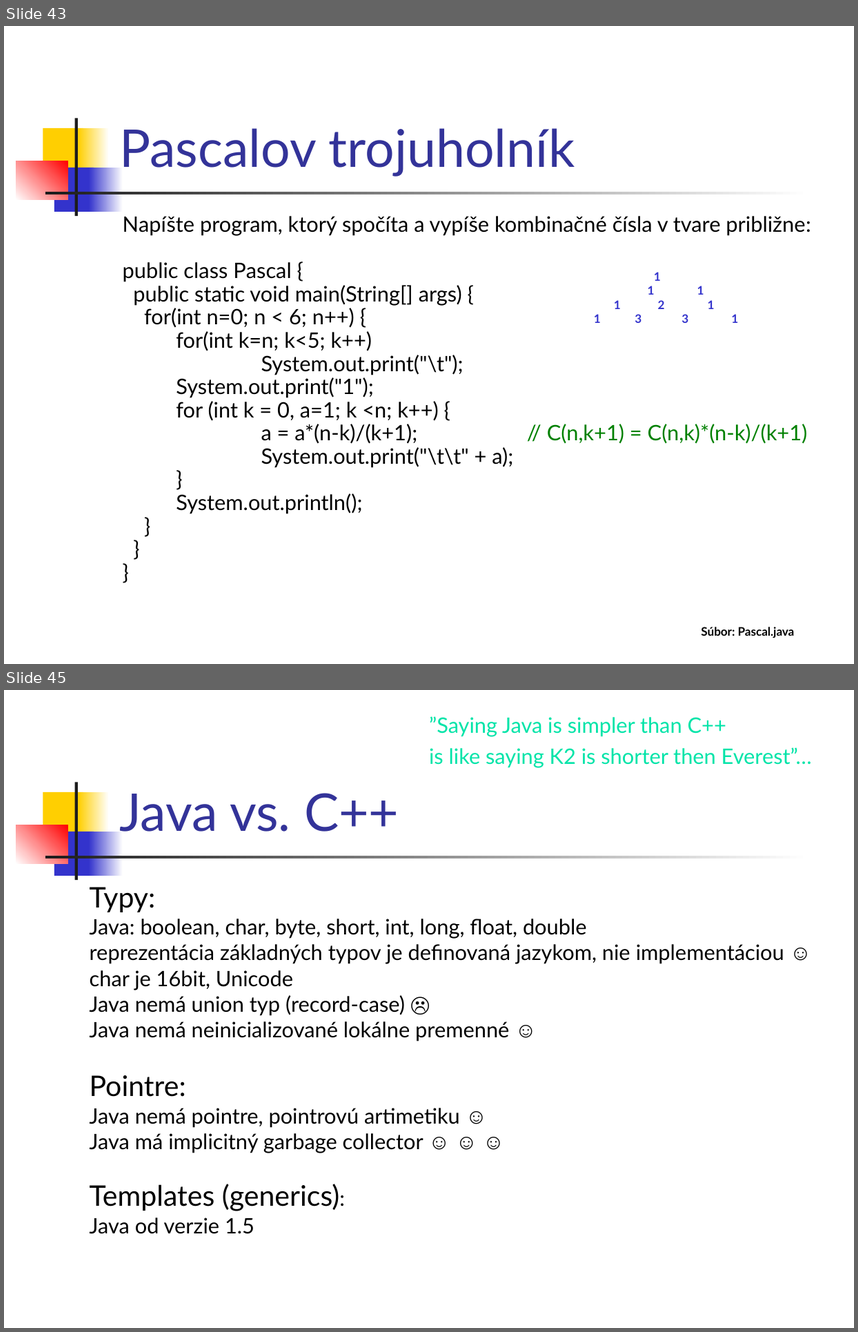
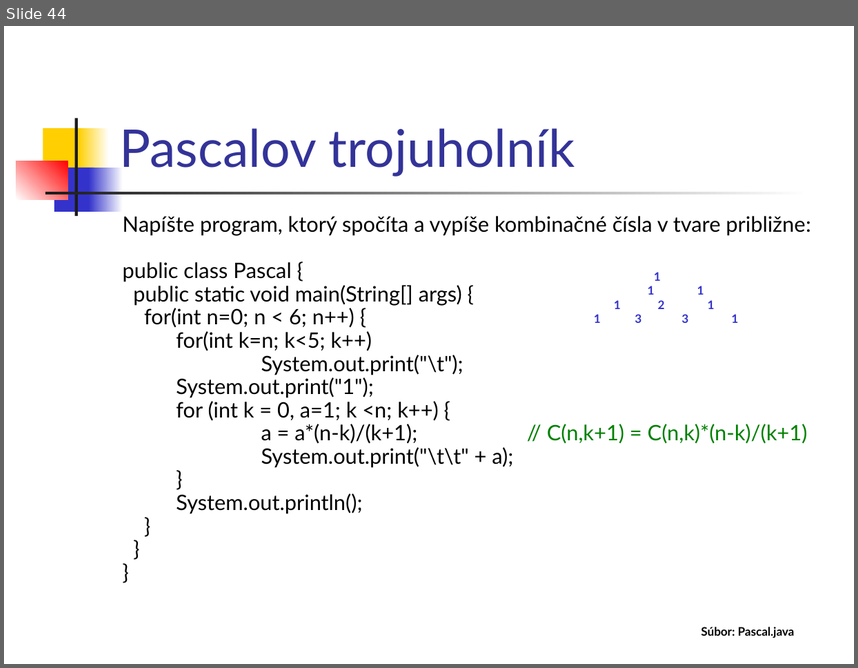
Before and after one commit to Programovanie4/Prednasky, a slide deck: 01/01_java.ppt. Shown one above the other, each under a label of ours: slides 43 and 45 before the commit, slide 44 after it; the slides between them are not shown. The pictures are 858x1332 and 858x668 pixels, drawn with LibreOffice and Linux fonts; fonts in the diff are those of the drawing. Boxes give left, top, right and bottom in pixels: in the first picture for what was removed or moved away, otherwise in the second. Text is boxed around its words. In the diff, an @@ line names an element or a change of style, - is before the commit and + after.

```diff
--- a/01/01_java.ppt
+++ b/01/01_java.ppt
@@ slide 45 removed at (4,690,854,1328), background #FFFFFF; not listed: 7 template elements that a slide beside it also shows @@
@@ text removed at (429,716,812,768) @@
-”Saying Java is simpler than C++
-is like saying K2 is shorter then Everest”…
@@ title removed at (119,793,399,831) @@
-Java vs. C++
@@ text removed at (90,887,784,1234) @@
-Typy:
-Java: boolean, char, byte, short, int, long, float, double
-reprezentácia základných typov je definovaná jazykom, nie implementáciou ☺
-char je 16bit, Unicode
-Java nemá union typ (record-case) ☹
-Java nemá neinicializované lokálne premenné ☺
-Pointre:
-Java nemá pointre, pointrovú artimetiku ☺
-Java má implicitný garbage collector ☺ ☺ ☺
-Templates (generics):
-Java od verzie 1.5
@@ what was slide 43 is now slide 44 @@
```
Also in this commit, not shown: 6 slides changed, 1 slide added, 1 other slide removed, 1 other file.
